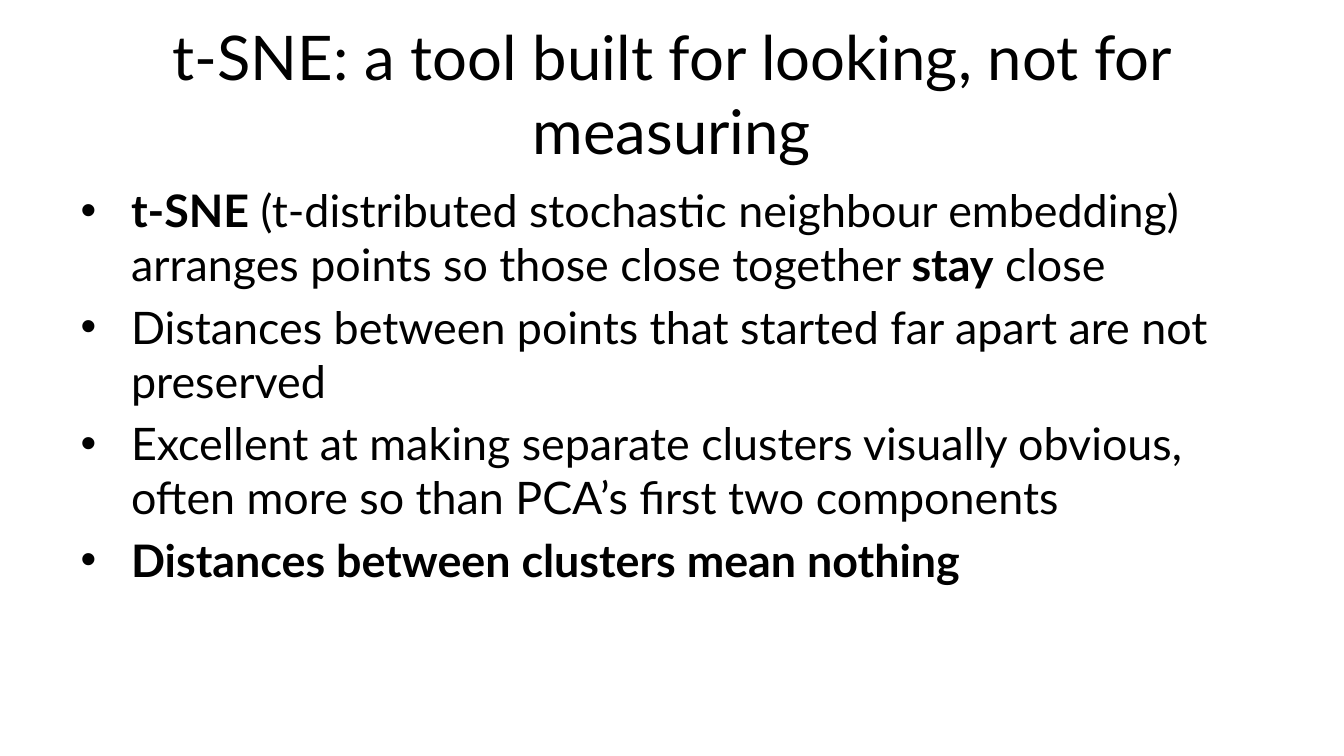
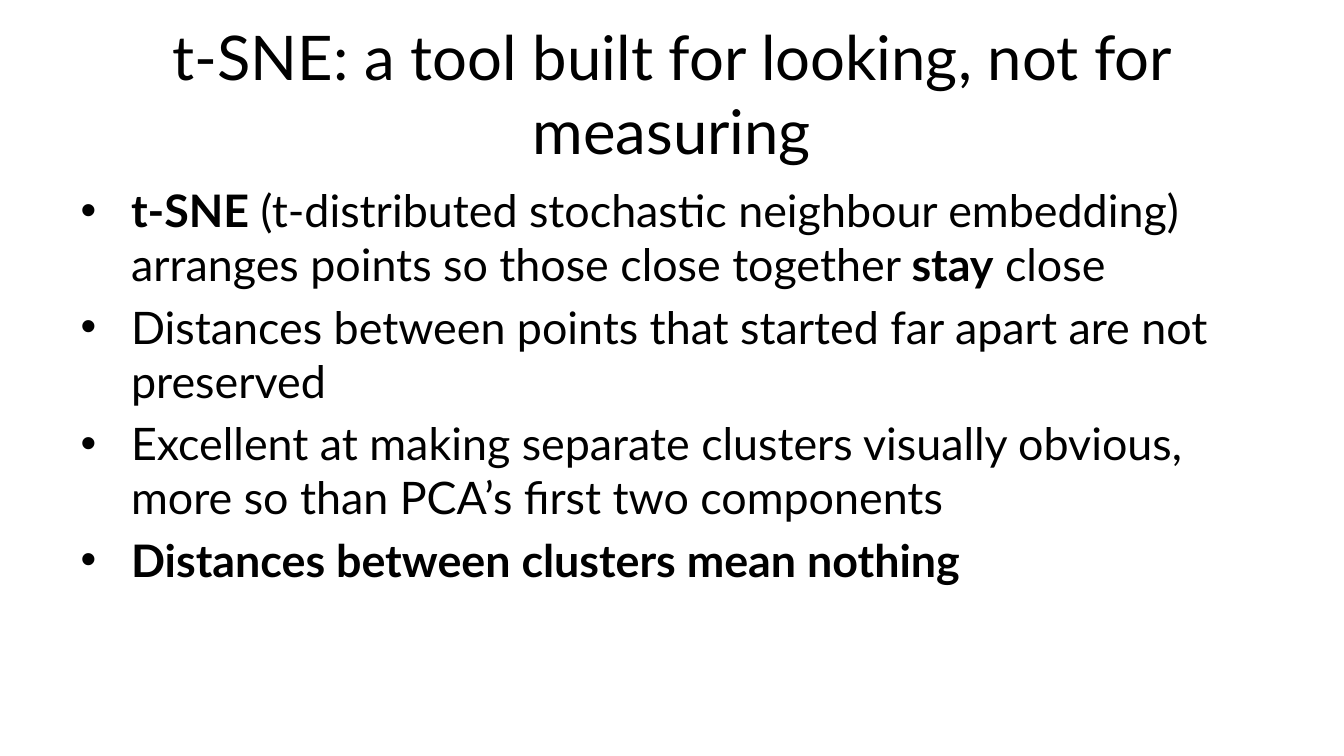
Before and after one commit to fabioantonini/technologies-for-artificial-intelligence, a slide deck: slide 60 of Lessons/08_unsupervised_learning/Slides/unsupervised_learning_slides.pptx. Drawn at 1344x756 pixels with LibreOffice and Linux fonts; fonts in the diff are those of the drawing; background and template pictures are left out. Boxes give left, top, right and bottom in pixels: in the first picture for what was removed or moved away, otherwise in the second. Text is boxed around its words. In the diff, an @@ line names an element or a change of style, - is before the commit and + after.

```diff
--- a/Lessons/08_unsupervised_learning/Slides/unsupervised_learning_slides.pptx
+++ b/Lessons/08_unsupervised_learning/Slides/unsupervised_learning_slides.pptx
@@ text at box(131, 427, 1182, 522): text changed @@
-• Excellent at making separate clusters visually obvious, often more so than PCA’s first two components
+• Excellent at making separate clusters visually obvious, more so than PCA’s first two components
```
Also in this commit, not shown: 3 other files.
